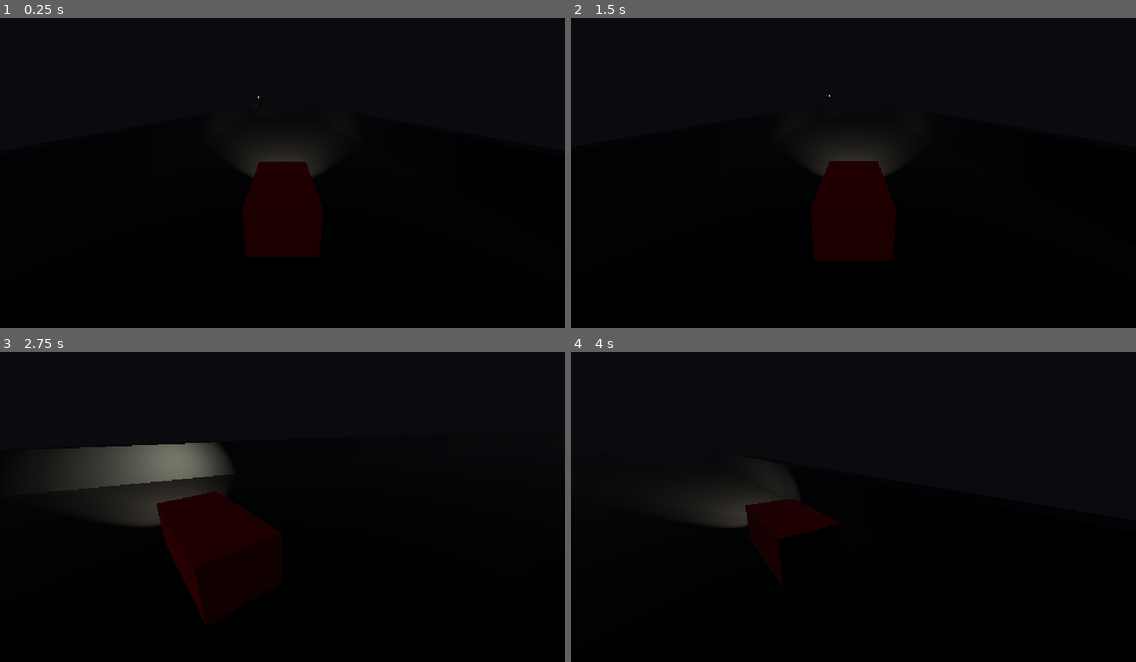
Above: before the commit, frames 1-4 (two rows, left to right).
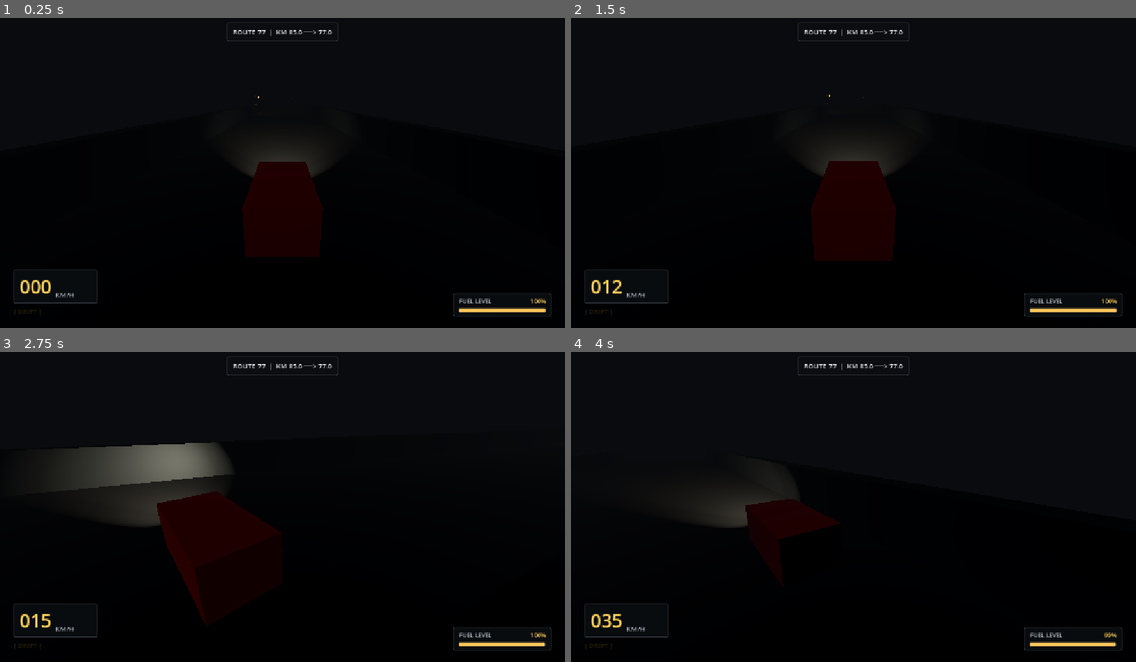
Above: after the commit, the same moments.

Repository: sebavidal10/km77
Game: Godot game, scene res://world.tscn
The game is run twice, just before and just after one commit, with the same random seed, the same clock (stepped at 60 frames per second) and the same inputs.
Inputs:
- Up to frame 1 (0.25 s): no input
- Up to frame 2 (1.5 s): tap Enter at 0.5 s; hold Right (steer_right) 0.53-1.28 s; tap Space (handbrake) at 1.25 s; hold S (brake) from 1.28 s (still down)
- Up to frame 3 (2.75 s): release S (brake) at 2.03 s; hold Right (steer_right) from 2.03 s (still down)
- Up to frame 4 (4 s): release Right (steer_right) at 2.78 s; hold W (accelerate) 2.78-3.53 s; hold A (steer_left) from 3.53 s (still down)

The runs differ from the first frame. In frame 1, 0.9% of the frame differs, in the area x 2-98%, y 2-97%; in frame 2, 0.9%; in frame 3, 0.9%; in frame 4, 0.9%.

Commit message:
feat(world): integrate driving HUD into main scene

Diff:
--- a/world.tscn
+++ b/world.tscn
@@ -3,6 +3,7 @@
 [ext_resource type="Script" uid="uid://sqcs05103pki" path="res://van.gd" id="1_f3sb7"]
 [ext_resource type="Script" uid="uid://dvsjh1krtwsni" path="res://chase_camera.gd" id="1_fj7yv"]
 [ext_resource type="Script" uid="uid://cuqv112f85gvi" path="res://road_manager.gd" id="2_rmgr"]
+[ext_resource type="PackedScene" path="res://hud.tscn" id="3_hud"]
 
 [sub_resource type="BoxShape3D" id="BoxShape3D_amspa"]
 size = Vector3(2, 1.5, 4)
@@ -74,3 +75,6 @@
 
 [node name="WorldEnvironment" type="WorldEnvironment" parent="." unique_id=1409519131]
 environment = SubResource("Environment_ku5fm")
+
+[node name="HUD" parent="." unique_id=2085714920 instance=ExtResource("3_hud") node_paths=PackedStringArray("target_van")]
+target_van = NodePath("../Van")
